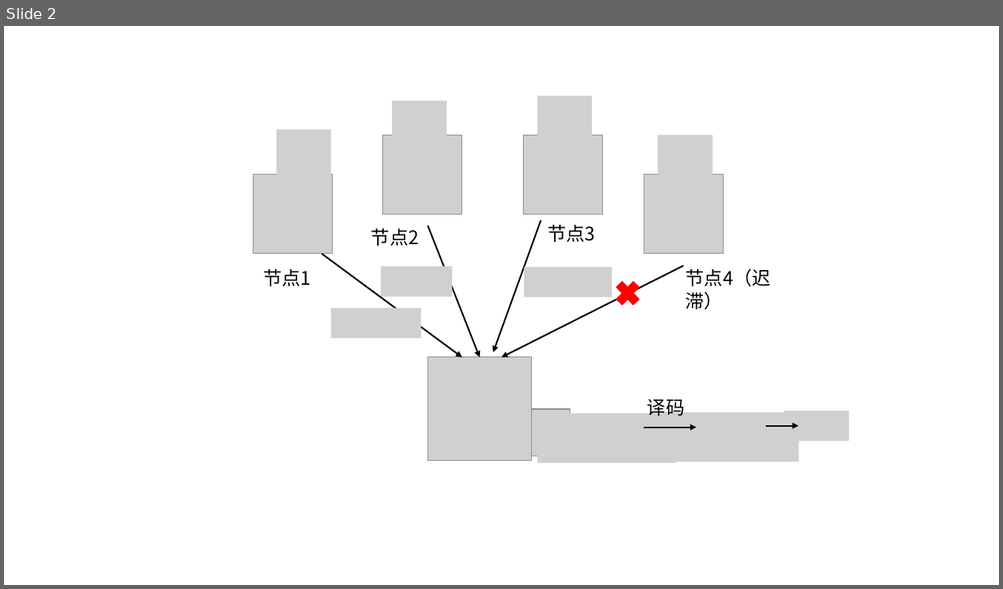
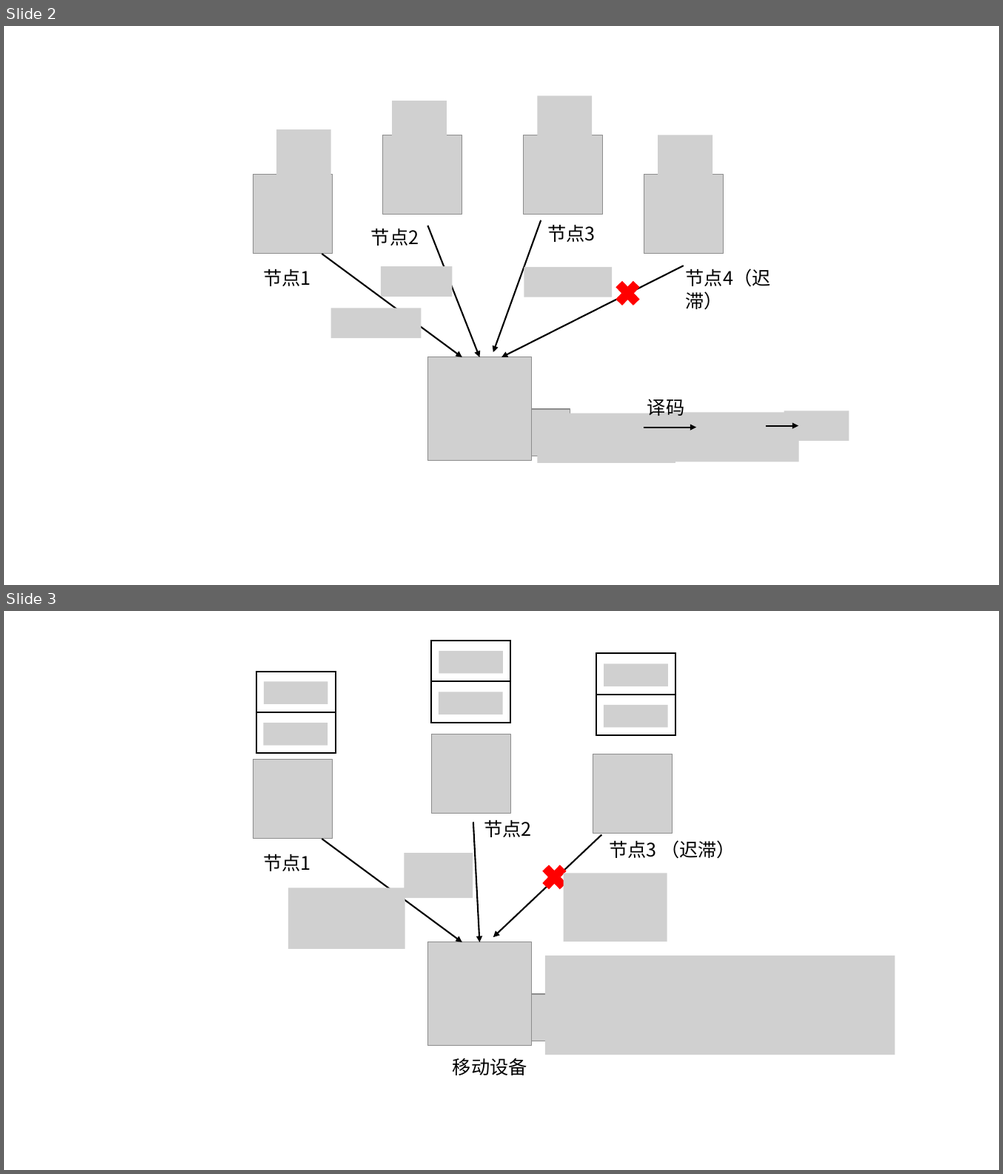
Before and after one commit to HuRong18/thesis_2026, a slide deck: 毕业论文draw.pptx. Shown one above the other, each under a label of ours: slide 2 before the commit, slides 2 and 3 after it. The pictures are 1003x589 and 1003x1174 pixels, drawn with LibreOffice and Linux fonts; fonts in the diff are those of the drawing; grey boxes stand for pictures. Boxes give left, top, right and bottom in pixels: in the first picture for what was removed or moved away, otherwise in the second. Text is boxed around its words. In the diff, an @@ line names an element or a change of style, - is before the commit and + after.

```diff
--- a/毕业论文draw.pptx
+++ b/毕业论文draw.pptx
@@ slide 3 added at (4, 611, 999, 1170), background #FFFFFF @@
@@ group added at (253, 641, 895, 1076): 15 pictures, 6 rectangles, 4 texts, 3 arrows, 1 cross @@
+节点1
+节点2
+节点3 （迟滞）
+移动设备
```
Also in this commit, not shown: 22 other files.
